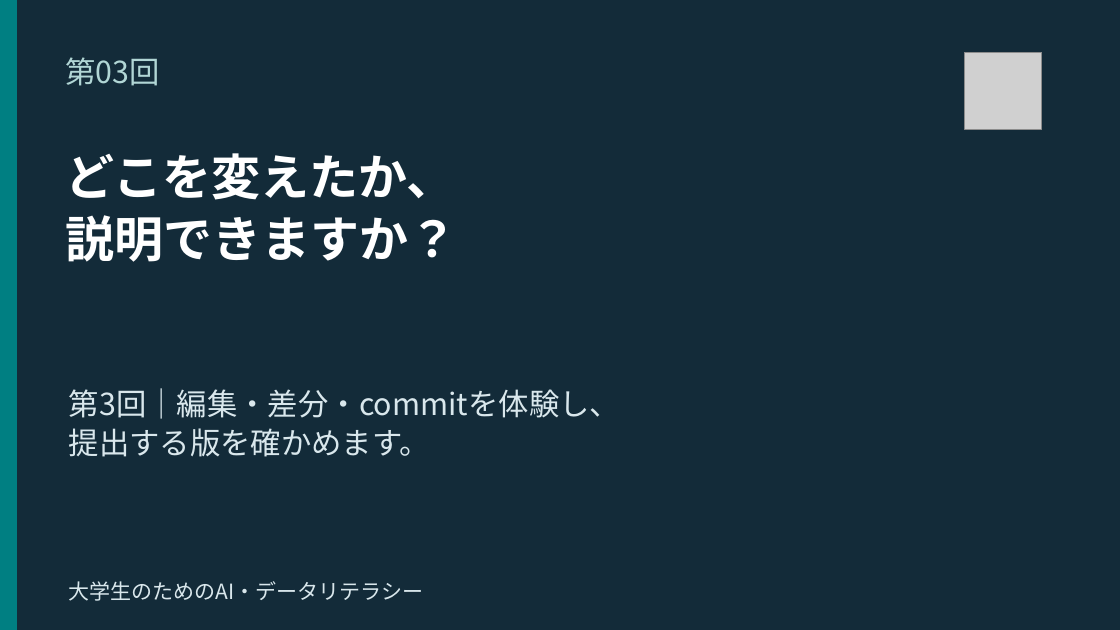
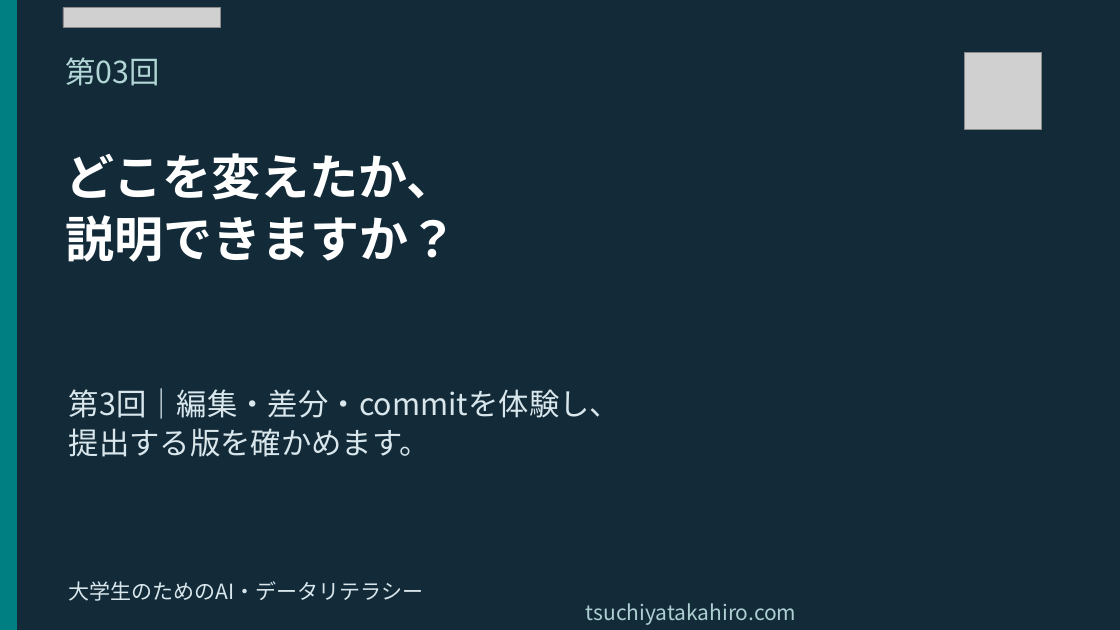
Before and after one commit to tsuchiyatakahirolab/ai-data-literacy, a slide deck: slide 1 of slides/Week03_GitHub_Workflow_v1.3.pptx. Drawn at 1120x630 pixels with LibreOffice and Linux fonts; fonts in the diff are those of the drawing; grey boxes stand for pictures; background and template pictures are left out. Boxes give left, top, right and bottom in pixels: in the first picture for what was removed or moved away, otherwise in the second. Text is boxed around its words. In the diff, an @@ line names an element or a change of style, - is before the commit and + after.

```diff
--- a/slides/Week03_GitHub_Workflow_v1.3.pptx
+++ b/slides/Week03_GitHub_Workflow_v1.3.pptx
@@ picture added at (63,8,221,27) @@
@@ text added at (586,603,797,625), 18 pt, text #AECFD2 @@
+tsuchiyatakahiro.com
```
Also in this commit, not shown: 20 other slides changed, 27 other files.
